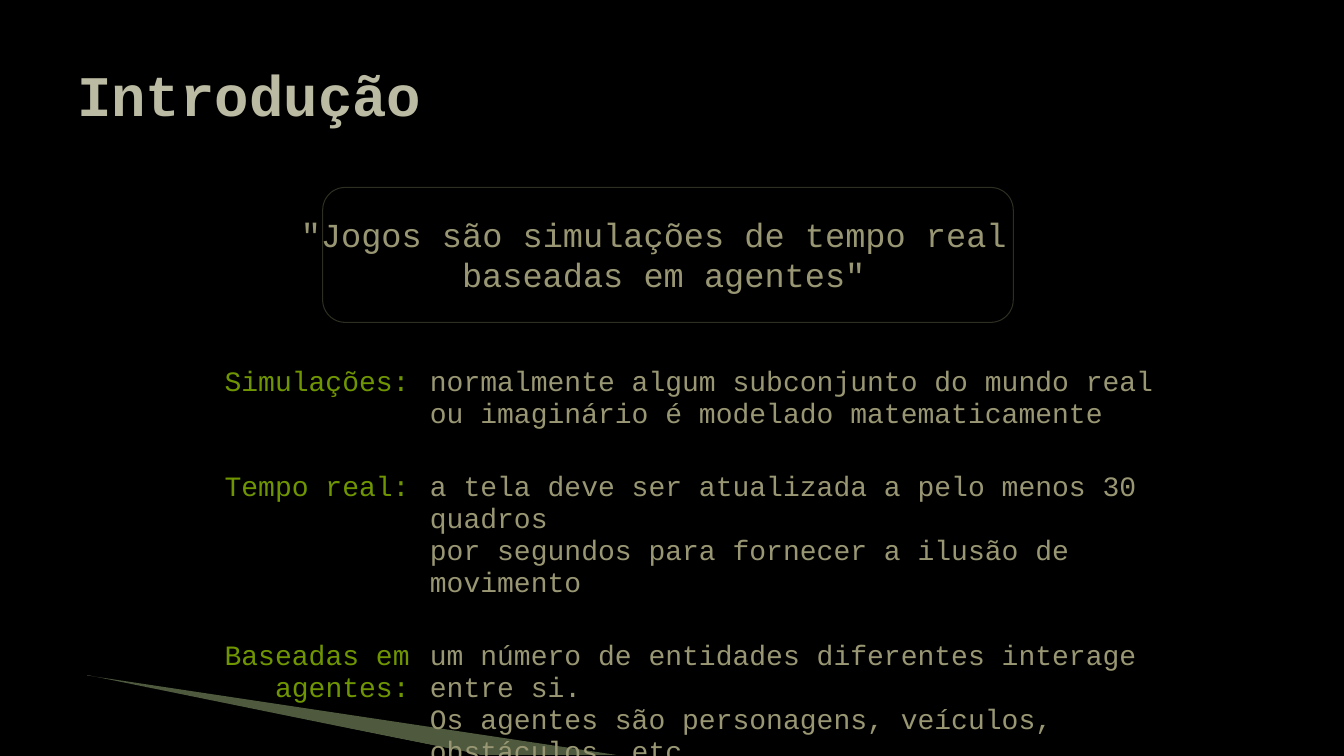
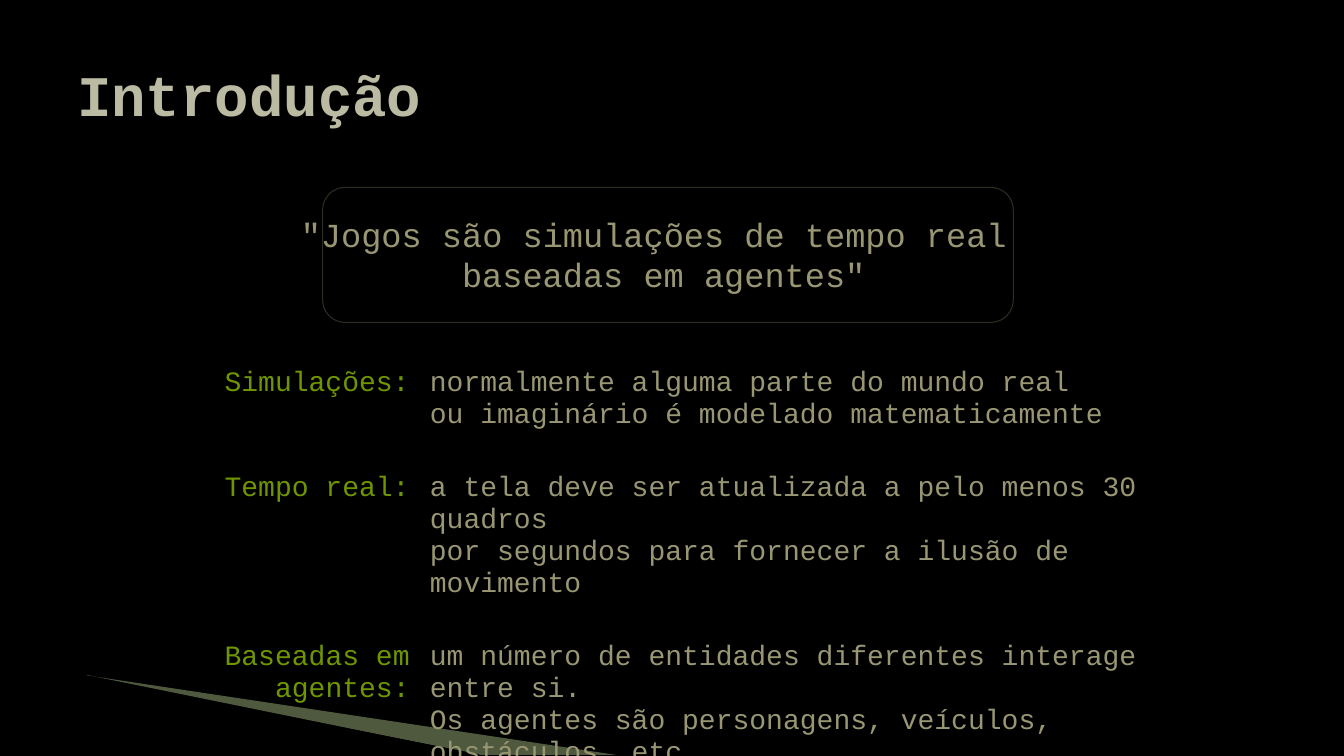
Before and after one commit to JudsonSS/Jogos, a slide deck: slide 4 of Slides/00. Introdução.pptx. Drawn at 1344x756 pixels with LibreOffice and Linux fonts; fonts in the diff are those of the drawing; background and template pictures are left out. Boxes give left, top, right and bottom in pixels: in the first picture for what was removed or moved away, otherwise in the second. Text is boxed around its words. In the diff, an @@ line names an element or a change of style, - is before the commit and + after.

```diff
--- a/Slides/00. Introdução.pptx
+++ b/Slides/00. Introdução.pptx
@@ table at [82,363,1233,741] @@
-row 1, column 2: normalmente algum subconjunto do mundo real ou imaginário é modelado matematicamente
+row 1, column 2: normalmente alguma parte do mundo real ou imaginário é modelado matematicamente
```
Also in this commit, not shown: 7 other slides changed.
